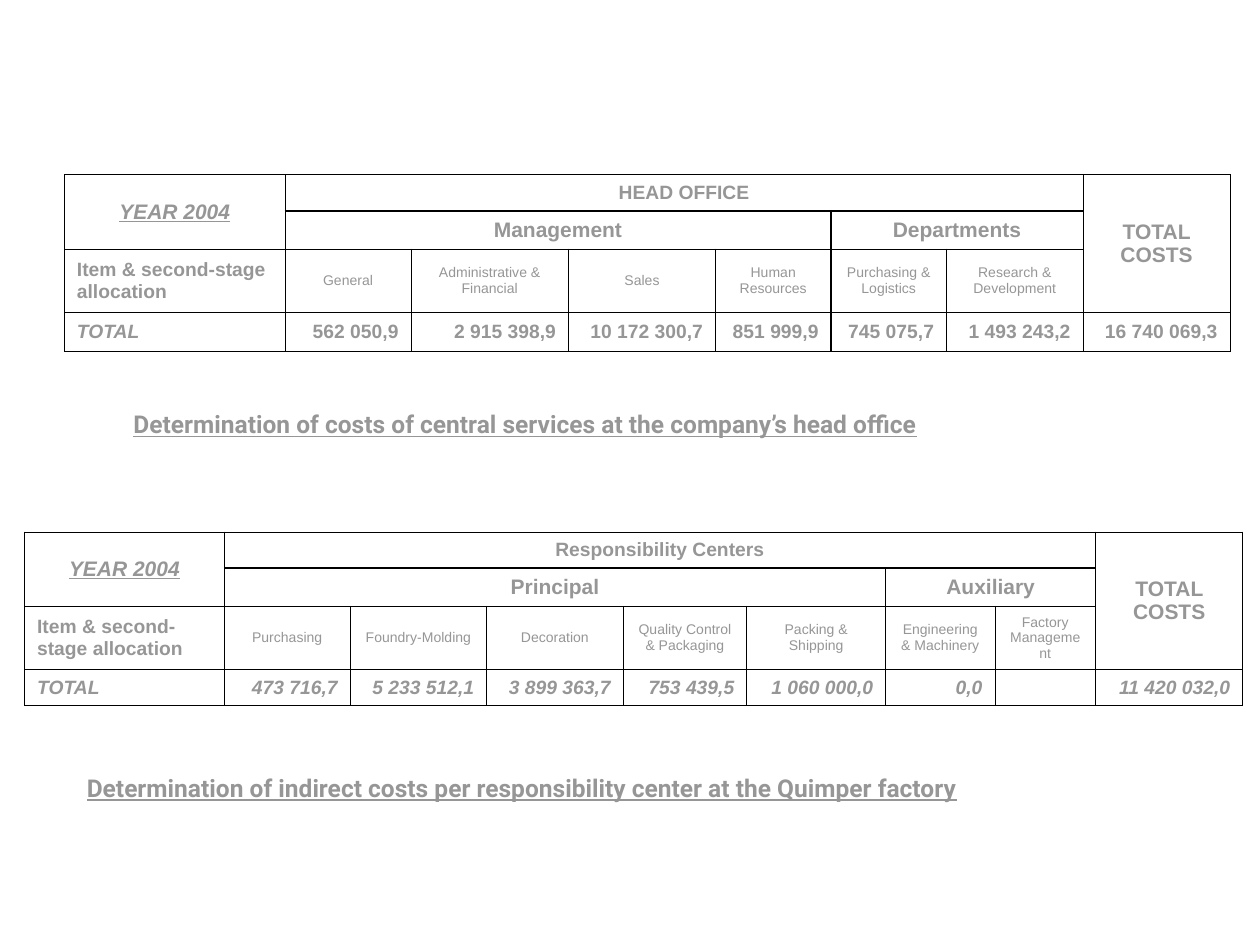
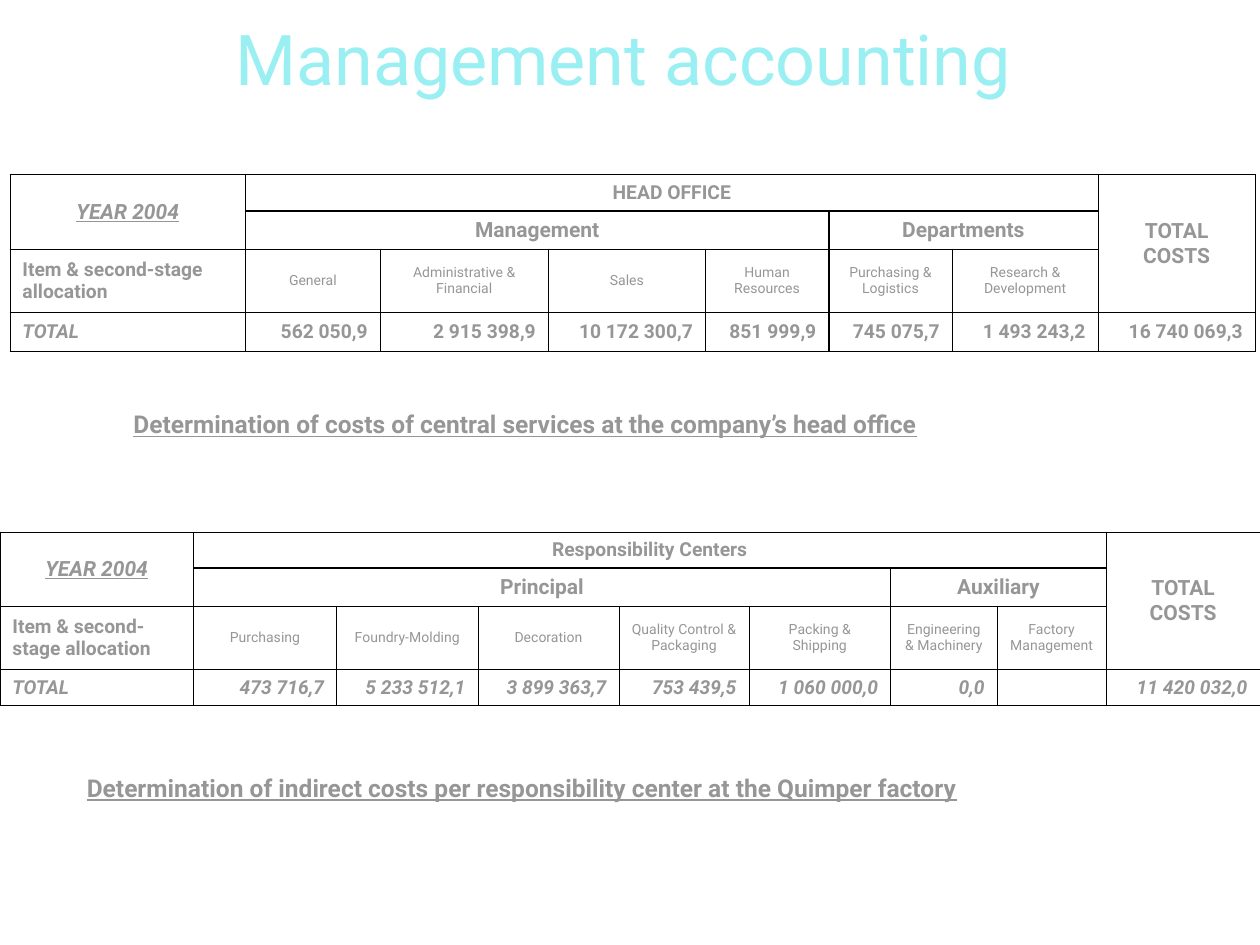
Before and after one commit to pngames/pavillon-noir, a slide deck: slide 2 of .others/tertiaire/tertiaire_finance.ppt. Drawn at 1260x945 pixels with LibreOffice and Linux fonts; fonts in the diff are those of the drawing; background and template pictures are left out. Boxes give left, top, right and bottom in pixels: in the first picture for what was removed or moved away, otherwise in the second. Text is boxed around its words. In the diff, an @@ line names an element or a change of style, - is before the commit and + after.

```diff
--- a/.others/tertiaire/tertiaire_finance.ppt
+++ b/.others/tertiaire/tertiaire_finance.ppt
@@ title added at (235, 34, 1011, 100), 40 pt, text #99EFF1 @@
+Management accounting
@@ table at (10, 175, 1257, 352) @@
@@ font Arial to Roboto @@
@@ table: place and size @@
-table at (64, 175, 1231, 352)
+table at (10, 175, 1257, 352)
@@ table at (0, 532, 1259, 701) @@
@@ font Arial to Roboto @@
@@ table: place and size @@
-table at (25, 532, 1242, 703)
+table at (0, 532, 1259, 701)
```
Also in this commit, not shown: 13 other slides changed, 1 slide added, 1 slide removed.
